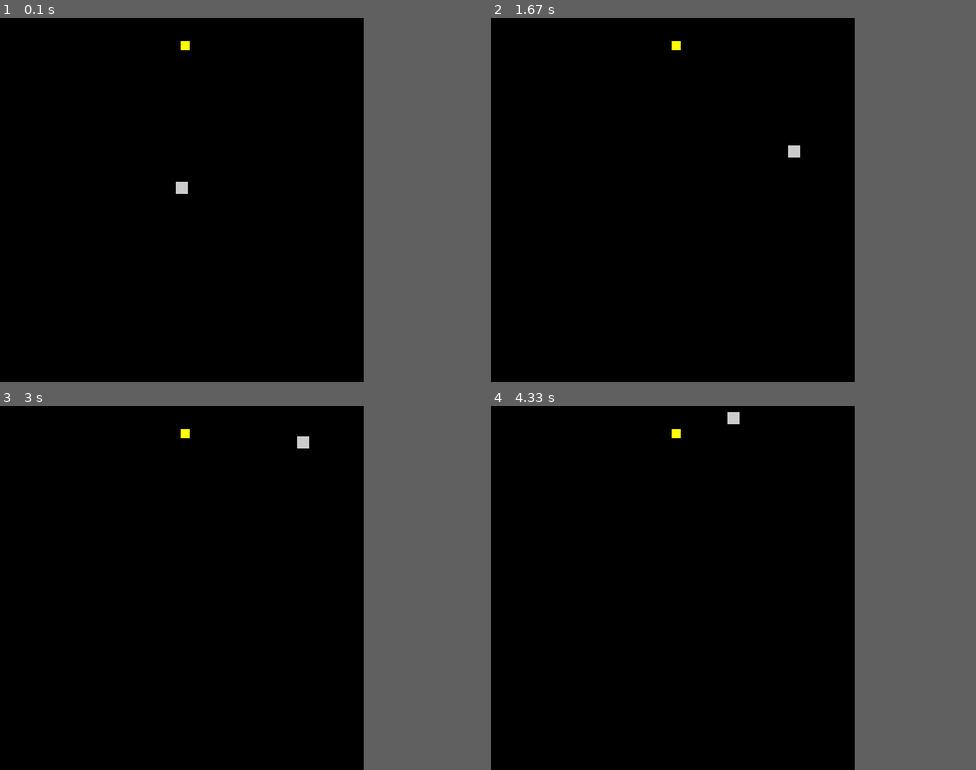
Above: before the commit, frames 1-4 (two rows, left to right).
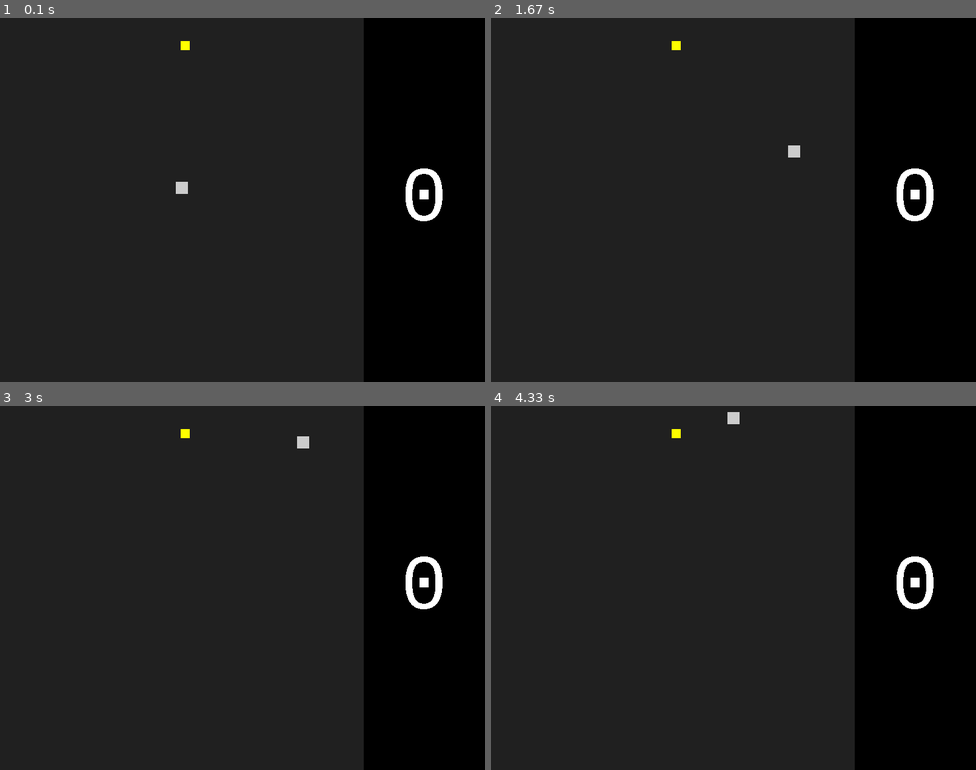
Above: after the commit, the same moments.

Repository: Python3-8/pygame-snake
Game: pygame game, started from main.py
The game is run twice, just before and just after one commit, with the same random seed, the same clock (stepped at 60 frames per second) and the same inputs.
Inputs:
- Up to frame 1 (0.1 s): no input
- Up to frame 2 (1.67 s): hold Right 0.33-0.8 s; tap Space at 0.83, 1.2, 1.63 s; hold Up from 1.57 s (still down)
- Up to frame 3 (3 s): release Up at 1.87 s; tap Space at 1.97, 2.27, 2.47, 2.77 s
- Up to frame 4 (4.33 s): tap Space at 3.03, 3.37, 3.8, 4.2 s; hold Left 3.3-3.7 s; hold Down from 4.13 s (still down)
In our replay, the window is 600x600 before the commit and 800x600 after it. These sizes can differ from the game's own. Grey fills any space a smaller window leaves; there, only what the larger window draws over its background counts as a difference.

The runs differ from the first frame. In frame 1, 75% of the frame differs, in the area x 0-92%, y 0-100%; in frame 2, 75%; in frame 3, 75%; in frame 4, 75%.

Commit message:
improved pausing, added score, added game over screen

Diff:
--- a/main.py
+++ b/main.py
@@ -6,7 +6,9 @@
 
 # globals
 scrw, scrh = 600, 600
+score_sec_width = 200
 bg_color = 0, 0, 0
+game_box_opacity = 32
 snakew, snakeh = 20, 20
 snake_color = 255, 255, 255
 head_color = 255, 255, 255
@@ -165,7 +167,8 @@
 
 # initialize game
 pygame.init()
-scr = pygame.display.set_mode((scrw, scrh))
+pygame.font.init()
+scr = pygame.display.set_mode((scrw + score_sec_width, scrh))
 pygame.display.set_caption('Pygame Snake')
 clock = pygame.time.Clock()
 
@@ -175,26 +178,45 @@
 snake_parts: list[SnakePart] = [head]
 # queue of direction changes and their positions
 direction_changes: tuple[DirectionChange] = ()
+score = 0
+score_font = pygame.font.SysFont('monospace', 128)
+game_over_font = pygame.font.SysFont('monospace', 32)
 
 
 def grow():
     snake_parts.append(snake_parts[-1].successor)
 
 
-def brightness(color: tuple[int], brightness: float):
+def brightness(color: tuple[int], brightness: float) -> tuple[float]:
     return tuple(brightness * color_value for color_value in color)
 
 
+def invert(color: tuple[int]) -> tuple[int]:
+    return tuple(255 - color_value for color_value in color)
+
+
+def show_score():
+    text = score_font.render(str(score), False, invert(bg_color))
+    scr.blit(text, (scrw + (score_sec_width - text.get_width()) /
+             2, (scrh - text.get_height()) / 2))
+
+
+def show_game_over():
+    text = game_over_font.render(f'GAME OVER with score {
+        score}', False, invert(bg_color))
+    scr.blit(text, ((scrw + score_sec_width - text.get_width()) /
+             2, (scrh - text.get_height()) / 2))
+
+
 # mainloop
-run = True
-paused = False
+run, paused, game_over = True, False, False
 while run:
     clock.tick(fps)
     # handle events
     for event in pygame.event.get():
-        if event.type == pygame.QUIT:
+        if event.type == pygame.QUIT or event.type == pygame.KEYDOWN and event.key == pygame.K_q:
             run = False
-        elif event.type == pygame.KEYDOWN:
+        elif not game_over and event.type == pygame.KEYDOWN:
             if event.key == pygame.K_SPACE:
                 paused = not paused
             if not paused:
@@ -216,39 +238,48 @@
                 # sys.stdout.write(f'{len(direction_changes)}: ')
                 # pprint.pprint(direction_changes)
                 # sys.stdout.flush()
-    if not paused:
-        scr.fill(bg_color)
+    scr.fill(bg_color)
+    if not game_over:
+        show_score()
+        game_box = pygame.Surface((scrw, scrh), pygame.SRCALPHA)
+        game_box.fill((255, 255, 255, game_box_opacity))
+        scr.blit(game_box, (0, 0))
         # drawing food
         food_rect = pygame.draw.rect(scr, food_color, food.rect)
         # drawing snake
         body_rects = ()
         for index, snake_part in enumerate(snake_parts):
             virtual_pos = snake_part.virtual_pos
-            remove_direction_changes = ()
-            for direction_change in direction_changes:
-                if virtual_pos == direction_change.virtual_pos and not direction_change.already_changed(snake_part):
-                    snake_part.change_direction(direction_change.to)
-                    direction_change.add_changed(snake_part)
-                    if index == len(snake_parts) - 1:
-                        # this is the last snake part
-                        remove_direction_changes += direction_change,
-            direction_changes = tuple(
-                direction_change for direction_change in direction_changes if direction_change not in remove_direction_changes)
-            snake_part.move()
+            if not paused:
+                remove_direction_changes = ()
+                for direction_change in direction_changes:
+                    if virtual_pos == direction_change.virtual_pos and not direction_change.already_changed(snake_part):
+                        snake_part.change_direction(direction_change.to)
+                        direction_change.add_changed(snake_part)
+                        if index == len(snake_parts) - 1:
+                            # this is the last snake part to change direction here
+                            remove_direction_changes += direction_change,
+                direction_changes = tuple(
+                    direction_change for direction_change in direction_changes if direction_change not in remove_direction_changes)
+                snake_part.move()
             if index == 0:
-                snake_part_rect = pygame.draw.rect(
-                    scr, brightness(head_color, head_brightness), snake_part.rect)
-                head_rect = snake_part_rect
+                head_rect = pygame.draw.rect(scr, brightness(
+                    head_color, head_brightness), snake_part.rect)
             else:
-                snake_part_rect = pygame.draw.rect(
-                    scr, snake_color, snake_part.rect)
-                body_rects += snake_part_rect,
-        if head_rect.colliderect(food_rect):
-            food = Food.spawn()
-            grow()
-        elif head_rect.collidelist(body_rects) != -1:
-            # snake has collided with itself
-            run = False
-        pygame.display.update()
+                body_rects += pygame.draw.rect(scr,
+                                               snake_color, snake_part.rect),
+        if not paused:
+            if head_rect.colliderect(food_rect):
+                # snake has eaten food
+                score += 1
+                food = Food.spawn()
+                grow()
+            elif head_rect.collidelist(body_rects) != -1:
+                # snake has collided with itself
+                game_over = True
+                paused = True
+    else:
+        show_game_over()
+    pygame.display.update()
 
 pygame.quit()
Not shown, changed: README.md
